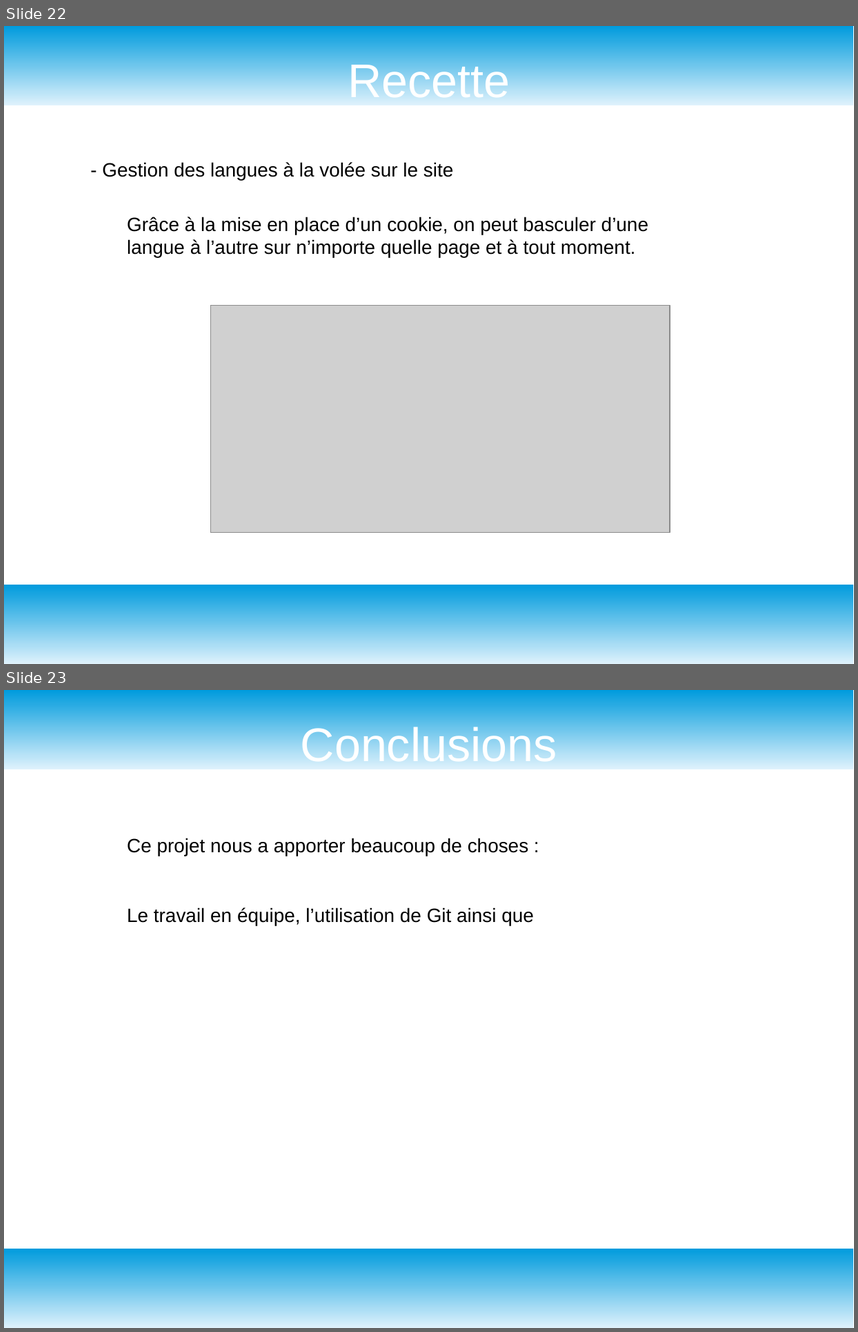
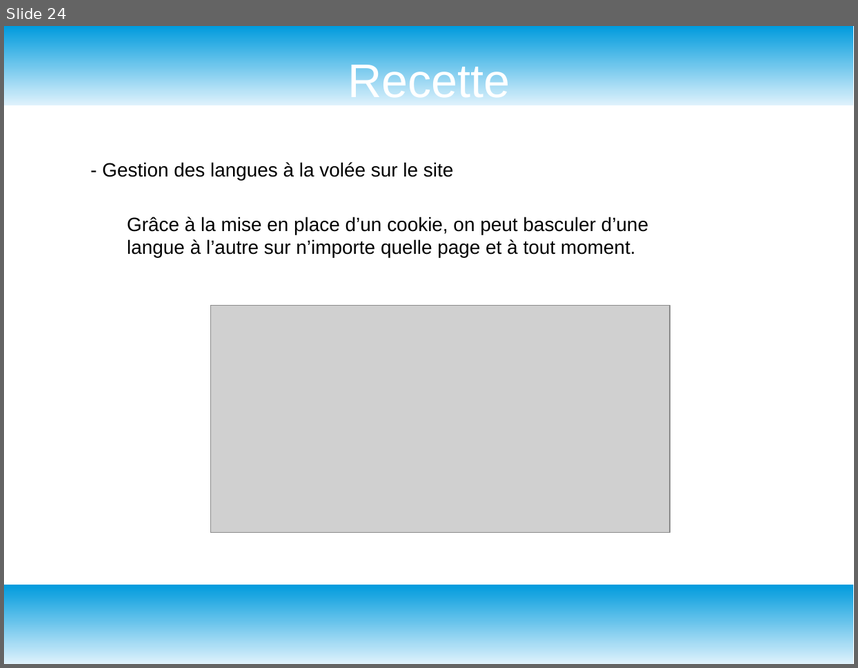
Before and after one commit to GuyomH/Fil-Rouge, a slide deck: assets/grand angle diapo.odp. Shown one above the other, each under a label of ours: slides 22 and 23 before the commit, slide 24 after it. The pictures are 858x1332 and 858x668 pixels, drawn with LibreOffice and Linux fonts; fonts in the diff are those of the drawing; grey boxes stand for pictures. Boxes give left, top, right and bottom in pixels: in the first picture for what was removed or moved away, otherwise in the second. Text is boxed around its words. In the diff, an @@ line names an element or a change of style, - is before the commit and + after.

```diff
--- a/assets/grand angle diapo.odp
+++ b/assets/grand angle diapo.odp
@@ slide 23 removed at bbox=[4, 690, 854, 1328], background #FFFFFF; not listed: 2 template elements that a slide beside it also shows @@
@@ title removed at bbox=[301, 723, 557, 769] @@
-Conclusions
@@ text removed at bbox=[127, 838, 534, 925] @@
-Ce projet nous a apporter beaucoup de choses :
-Le travail en équipe, l’utilisation de Git ainsi que
@@ what was slide 22 is now slide 24 @@
```
Also in this commit, not shown: 4 slides changed, 5 slides added, 7 other files.
